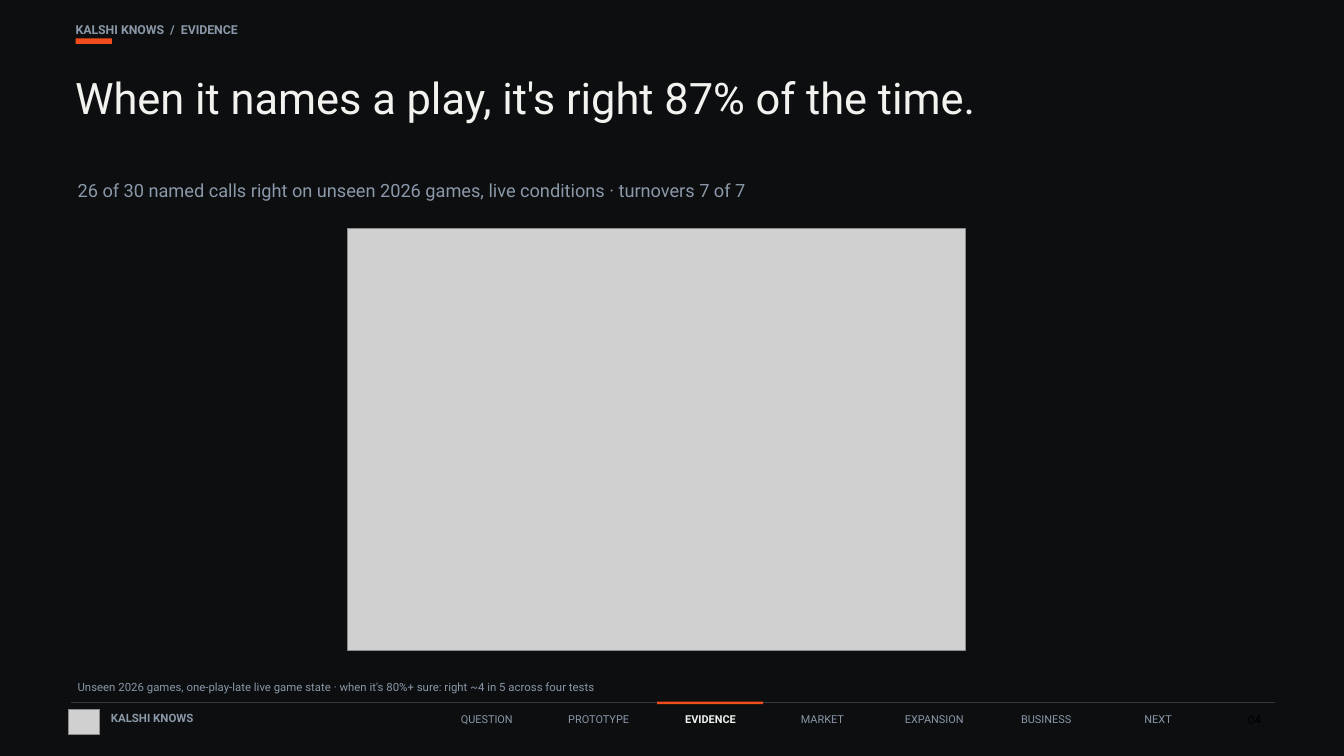
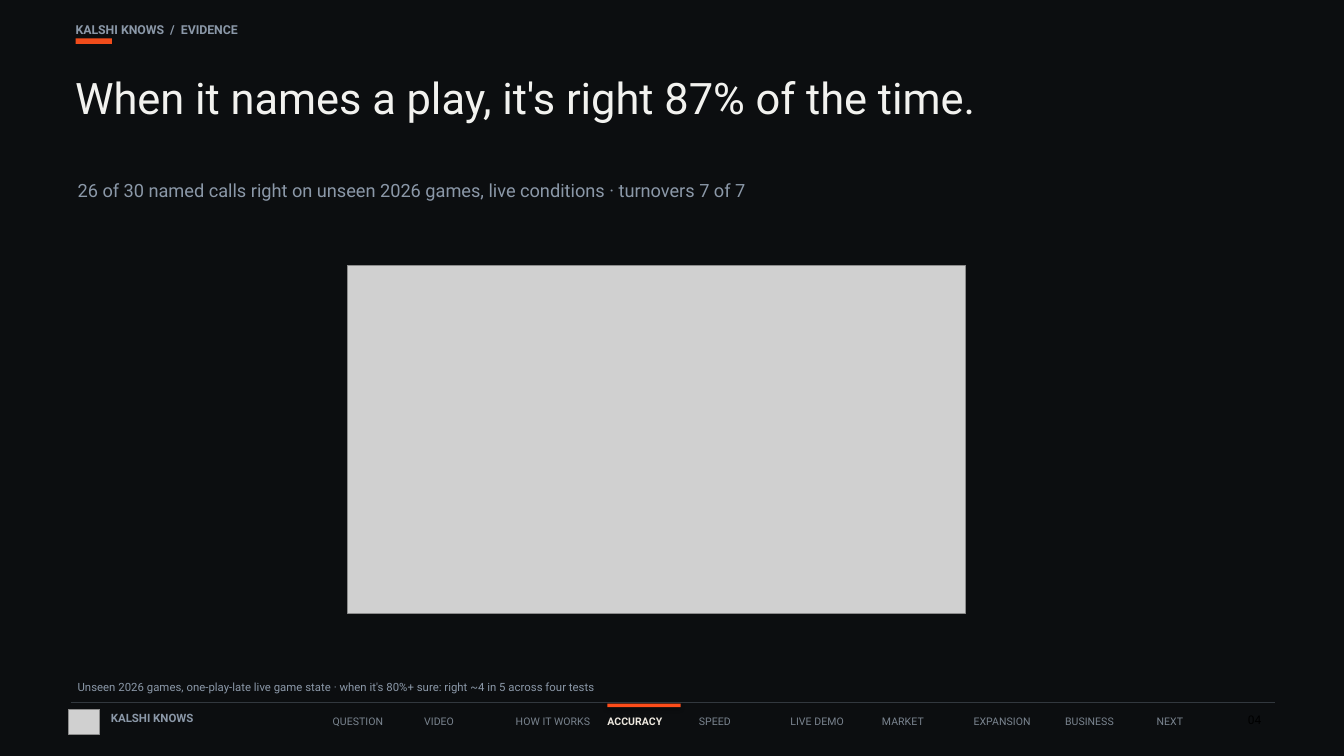
Before and after one commit to faisal-nabulsi/kalshi-knows, a slide deck: slide 4 of slides/Kalshi_Knows_FINAL.pptx. Drawn at 1344x756 pixels with LibreOffice and Linux fonts; fonts in the diff are those of the drawing; grey boxes stand for pictures. Boxes give left, top, right and bottom in pixels: in the first picture for what was removed or moved away, otherwise in the second. Text is boxed around its words. In the diff, an @@ line names an element or a change of style, - is before the commit and + after.

Commit message:
FINAL deck: fix slide 4 chart overlap; 10-item nav bar on every slide incl. title

```diff
--- a/slides/Kalshi_Knows_FINAL.pptx
+++ b/slides/Kalshi_Knows_FINAL.pptx
@@ picture: place and size @@
-picture at <box>348,229,966,650</box>
+picture at <box>348,266,966,614</box>
@@ size 7.8 to 7.5 pt, text colour #8B98A8 to #7A848F; alignment centre to left; vertical alignment middle to top in 5 elements at <box>1157,717,1183,725</box>, <box>1065,717,1114,725</box>, <box>974,717,1031,725</box>, <box>882,717,924,725</box>, <box>333,717,383,726</box> @@
@@ text "QUESTION": place and size @@
-text "QUESTION" at <box>461,715,513,724</box>
+text "QUESTION" at <box>333,717,383,726</box>
@@ text added at <box>424,717,454,725</box>, 7.5 pt, text #7A848F @@
+VIDEO
@@ text added at <box>516,717,590,725</box>, 7.5 pt, text #7A848F @@
+HOW IT WORKS
@@ text removed at <box>568,715,629,723</box> @@
-PROTOTYPE
@@ text added at <box>607,717,662,725</box>, 7.5 pt, text #EDE8DF, bold @@
+ACCURACY
@@ rectangle: place and size @@
-rectangle at <box>657,702,763,705</box>
+rectangle at <box>608,704,682,708</box>
@@ rectangle at <box>608,704,682,708</box>: fill #F14C1B to #FF4D1A; shadow on @@
@@ text removed at <box>685,715,736,723</box> @@
-EVIDENCE
@@ text added at <box>699,717,731,725</box>, 7.5 pt, text #7A848F @@
+SPEED
@@ text added at <box>790,717,843,725</box>, 7.5 pt, text #7A848F @@
+LIVE DEMO
@@ text "MARKET": place and size @@
-text "MARKET" at <box>801,715,844,723</box>
+text "MARKET" at <box>882,717,924,725</box>
@@ text "EXPANSION": place and size @@
-text "EXPANSION" at <box>905,715,964,723</box>
+text "EXPANSION" at <box>974,717,1031,725</box>
@@ text "BUSINESS": place and size @@
-text "BUSINESS" at <box>1021,715,1071,723</box>
+text "BUSINESS" at <box>1065,717,1114,725</box>
@@ text "NEXT": place and size @@
-text "NEXT" at <box>1144,715,1171,723</box>
+text "NEXT" at <box>1157,717,1183,725</box>
```
Also in this commit, not shown: 9 other slides changed, 1 other file.
